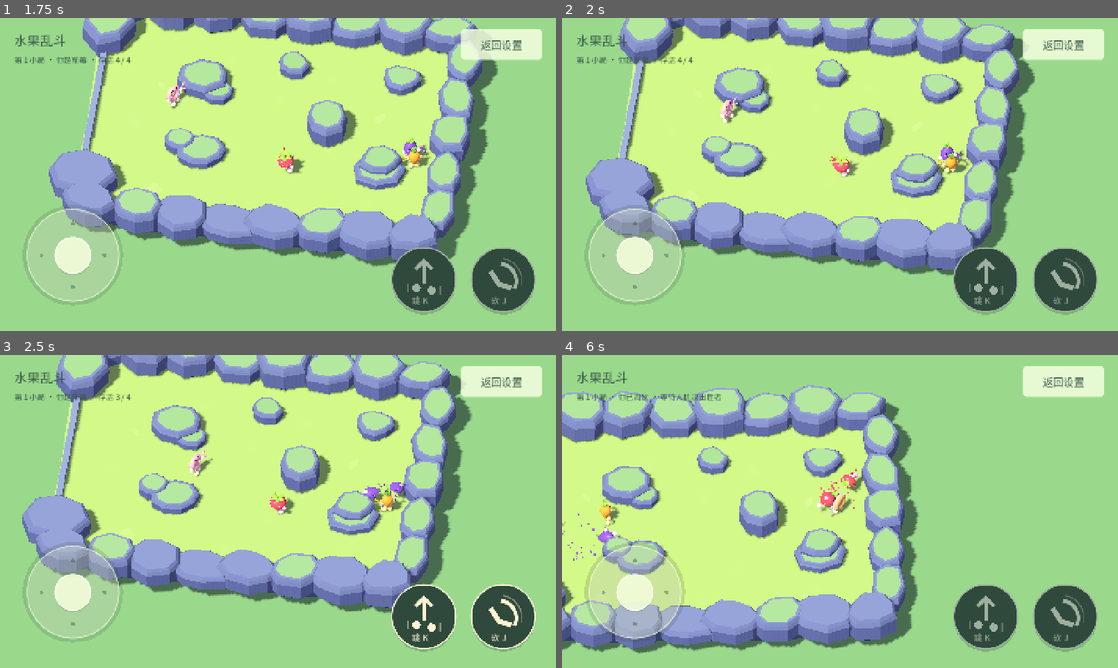
Above: before the commit, frames 1-4 (two rows, left to right).
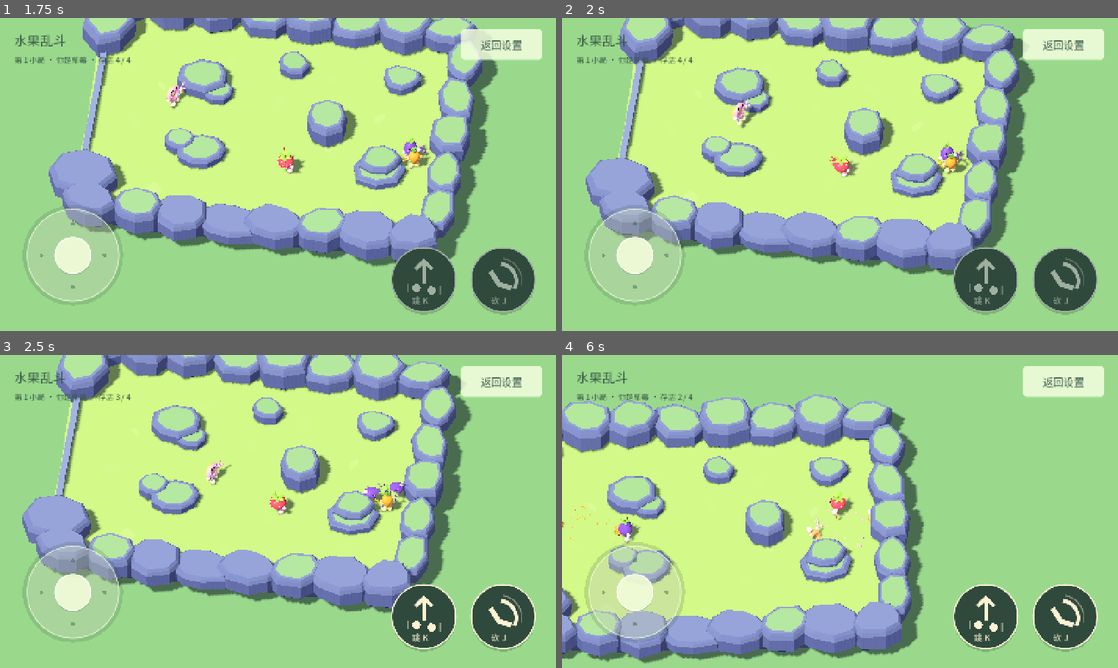
Above: after the commit, the same moments.

Repository: ruofei6666/Boomerang-Fu
Game: Godot game, scene res://scenes/stone_arena.tscn
Same seed, same stepped clock (60 frames per second), same inputs: the game is played once before the commit and once after it. Sound files missing from this copy of the repository are replaced by a short silence.
Inputs (mouse positions are in pixels of both pictures, inside the frame that each line leads up to):
- Up to frame 1 (1.75 s): click "开始游戏" at 0.5 s; tap Enter at 1.25 s; move the mouse to (400, 158) at 1.27 s; hold D from 1.28 s (still down); tap K at 1.35 s; click (400, 158) at 1.42 s; tap J at 1.55 s
- Up to frame 2 (2 s): keep holding D
- Up to frame 3 (2.5 s): release D at 2 s; drag from (166, 527) to (250, 574) at 2.02 s
- Up to frame 4 (6 s): click "返回设置" at 2.75 s; click "开始游戏" at 3.5 s; move the mouse to (895, 442) at 4.27 s; hold D 4.28-5 s; tap K at 4.35 s; tap J at 4.55 s; drag from (812, 574) to (673, 464) at 5.02 s; move the mouse to (1006, 558) at 5.77 s; hold A from 5.78 s (still down); hold Q from 5.78 s (still down)

Frame 1 is identical in both runs. In frame 2, 0.4% of the frame differs, in the area x 28-35%, y 25-36%; in frame 3, 0.4%; in frame 4, 26%, in the area x 0-97%, y 9-99%.

Commit message:
feat: teach bots to jump while chasing and evading

Diff:
--- a/docs/build-manifest.json
+++ b/docs/build-manifest.json
@@ -5,7 +5,7 @@
     {
       "path": "index.html",
       "bytes": 2654,
-      "sha256": "dfe7f84f89e2491a6b33d3d0ca1fc61ae6273d901275dd2981bb92ac488bcb43"
+      "sha256": "684caefe75b3fc83b0b3966152fa53e8174cfa7a10b6e2c3f568fa30a851fcfe"
     },
     {
       "path": "index.js",
@@ -19,8 +19,8 @@
     },
     {
       "path": "index.pck",
-      "bytes": 911000,
-      "sha256": "9a240142d0841731ccb2f8453322deb2f724d7e3af5d26f2d35a6ff5cf0b5037"
+      "bytes": 913624,
+      "sha256": "ab961415de91dc8a3b7b981f63d1d3501b82b870f9261f852f18ff1b003463f3"
     },
     {
       "path": "index.png",
--- a/scripts/arena.gd
+++ b/scripts/arena.gd
@@ -115,7 +115,10 @@
 			"walking": actor.walking,
 			"feet": [actor.left_foot.position.y, actor.right_foot.position.y],
 			"alive": actor.alive,
-			"attack_state": actor.attack_state
+			"attack_state": actor.attack_state,
+			"jump_id": actor.jump_id,
+			"jump_reason": actor.last_jump_reason,
+			"jump_height": actor.visual.position.y
 		})
 	var state := {
 		"physics_frame": Engine.get_physics_frames(),
--- a/scripts/food_character_controller.gd
+++ b/scripts/food_character_controller.gd
@@ -26,6 +26,10 @@
 var attack_direction := Vector3.FORWARD
 var recoil_from := Vector3.ZERO
 var attack_id: int = 0
+var jump_time: float = 0.0
+var jump_origin := Vector3.ZERO
+var jump_direction := Vector3.FORWARD
+var jump_id: int = 0
 var hit_targets: Dictionary = {}
 var rest_collision_layer: int
 var rest_collision_mask: int
@@ -39,6 +43,8 @@
 
 const HOP_TIME: float = 0.16
 const HOP_DISTANCE: float = 2.85
+const JUMP_DISTANCE: float = HOP_DISTANCE * 2.0
+const JUMP_TIME: float = HOP_TIME * 2.0
 const SWING_TIME: float = 0.14
 const RECOVERY_TIME: float = 0.28
 const RECOIL_TIME: float = 0.20
@@ -75,6 +81,10 @@
 		_process_attack(delta)
 		return
 	var direction: Vector3 = movement_direction(delta)
+	# AI 可以在决策中起跳；这一帧直接执行跳跃，不再叠加走路或改变朝向。
+	if attack_state != "idle":
+		_process_attack(delta)
+		return
 	var horizontal: Vector2 = walking_velocity(direction, delta)
 	velocity.x = horizontal.x
 	velocity.z = horizontal.y
@@ -131,6 +141,9 @@
 	walk_phase = 0.0
 	animation_weight = 0.0
 	visual.rotation = Vector3.ZERO
+	jump_time = 0.0
+	jump_origin = global_position
+	jump_direction = facing_direction()
 	_animate_walk(1.0, 0.0, 0.0)
 
 
@@ -138,6 +151,20 @@
 	if not round_active or not alive or attack_state != "idle" or attack_requested:
 		return false
 	attack_requested = true
+	return true
+
+
+func request_jump() -> bool:
+	if not round_active or not alive or attack_state != "idle" or attack_requested:
+		return false
+	jump_origin = global_position
+	jump_direction = facing_direction()
+	jump_time = 0.0
+	jump_id += 1
+	attack_state = "jump"
+	velocity = Vector3.ZERO
+	_animate_walk(1.0, 0.0, 0.0)
+	_reset_weapon_pose()
 	return true
 
 
@@ -160,6 +187,9 @@
 
 
 func _process_attack(delta: float) -> void:
+	if attack_state == "jump":
+		_process_jump(delta)
+		return
 	attack_time += delta
 	velocity = Vector3.ZERO
 	if attack_state == "hop":
@@ -208,6 +238,19 @@
 			_reset_weapon_pose()
 
 
+func _process_jump(delta: float) -> void:
+	jump_time += delta
+	_advance_hop(jump_direction, JUMP_DISTANCE, JUMP_TIME, jump_time, delta)
+	var amount: float = clampf(jump_time / JUMP_TIME, 0.0, 1.0)
+	visual.position.y = sin(amount * PI) * 0.65
+	body_visual.rotation.x = -0.12 * sin(amount * PI)
+	if jump_time >= JUMP_TIME:
+		attack_state = "idle"
+		velocity = Vector3.ZERO
+		visual.position.y = 0.0
+		_reset_weapon_pose()
+
+
 func _advance_hop(direction: Vector3, distance: float, duration: float, elapsed: float, delta: float) -> void:
 	# 最后一帧只走剩余时间，保证砍击和独立跳跃的距离不随物理帧率增加。
 	var step_time: float = minf(delta, maxf(0.0, duration - (elapsed - delta)))
--- a/scripts/player_controller.gd
+++ b/scripts/player_controller.gd
@@ -1,16 +1,9 @@
 extends "res://scripts/food_character_controller.gd"
 ## 玩家选择的食物角色读取键盘与摇杆，K 独立前跳，J 跳斩。
-
-const JUMP_DISTANCE: float = HOP_DISTANCE * 2.0
-const JUMP_TIME: float = HOP_TIME * 2.0
 
 var camera_rig: Node3D
 var joystick: Control
 var has_focus: bool = true
-var jump_time: float = 0.0
-var jump_origin := Vector3.ZERO
-var jump_direction := Vector3.FORWARD
-var jump_id: int = 0
 var attack_buffered: bool = false
 
 
@@ -32,17 +25,9 @@
 
 
 func request_jump() -> bool:
-	if not round_active or not has_focus or not alive or attack_state != "idle" or attack_requested:
+	if not has_focus or not super.request_jump():
 		return false
-	jump_origin = global_position
-	jump_direction = facing_direction()
-	jump_time = 0.0
-	jump_id += 1
 	attack_buffered = false
-	attack_state = "jump"
-	velocity = Vector3.ZERO
-	_animate_walk(1.0, 0.0, 0.0)
-	_reset_weapon_pose()
 	return true
 
 
@@ -59,22 +44,11 @@
 
 
 func _process_attack(delta: float) -> void:
-	if attack_state != "jump":
-		super._process_attack(delta)
-		return
-	jump_time += delta
-	_advance_hop(jump_direction, JUMP_DISTANCE, JUMP_TIME, jump_time, delta)
-	var amount: float = clampf(jump_time / JUMP_TIME, 0.0, 1.0)
-	visual.position.y = sin(amount * PI) * 0.65
-	body_visual.rotation.x = -0.12 * sin(amount * PI)
-	if jump_time >= JUMP_TIME:
-		attack_state = "idle"
-		velocity = Vector3.ZERO
-		visual.position.y = 0.0
-		_reset_weapon_pose()
-		if attack_buffered:
-			attack_buffered = false
-			request_attack()
+	var was_jumping: bool = attack_state == "jump"
+	super._process_attack(delta)
+	if was_jumping and attack_state == "idle" and attack_buffered:
+		attack_buffered = false
+		request_attack()
 
 
 func movement_input() -> Vector2:
--- a/scripts/wander_controller.gd
+++ b/scripts/wander_controller.gd
@@ -1,5 +1,5 @@
 extends "res://scripts/food_character_controller.gd"
-## 人机只在世界坐标中散步：随机选方向、短暂停顿，提前探测碰撞后换路。
+## 混战人机追击、跳跃和避砍；独立散步模式保留随机停顿与避障。
 
 @export var random_seed: int = 0
 @export var wander_radius: float = 8.0
@@ -24,6 +24,12 @@
 var path: PackedVector2Array = PackedVector2Array()
 var path_index: int = 0
 var evasion_side: float = 1.0
+var jump_cooldown: float = 0.0
+var jump_reaction: float = 0.0
+var dodge_reaction: float = 0.0
+var jump_interval: float = 2.0
+var dodge_delay: float = 0.05
+var last_jump_reason: String = ""
 
 
 func _ready() -> void:
@@ -35,6 +41,12 @@
 		random.seed = random_seed
 	destination = position
 	idle_time = random.randf_range(0.55, 1.25)
+
+
+func _physics_process(delta: float) -> void:
+	if round_active and alive:
+		jump_cooldown = maxf(0.0, jump_cooldown - delta)
+	super._physics_process(delta)
 
 
 func movement_direction(delta: float) -> Vector3:
@@ -85,6 +97,8 @@
 	reaction_delay = [0.56, 0.30, 0.14][ai_difficulty]
 	attack_interval = [1.15, 0.80, 0.48][ai_difficulty]
 	walk_speed = [6.5, 8.0, 9.0][ai_difficulty]
+	jump_interval = [2.8, 2.0, 1.2][ai_difficulty]
+	dodge_delay = [0.08, 0.05, 0.025][ai_difficulty]
 
 
 func _arena_direction(delta: float) -> Vector3:
@@ -103,14 +117,26 @@
 		target_timer = [0.55, 0.30, 0.16][ai_difficulty]
 		if previous != target_actor:
 			melee_reaction = 0.0
+			jump_reaction = 0.0
 			path_timer = 0.0
 	if not is_instance_valid(target_actor):
 		walking = false
+		jump_reaction = 0.0
+		dodge_reaction = 0.0
+		return Vector3.ZERO
+	if _try_dodge_jump(delta):
 		return Vector3.ZERO
 	var offset: Vector3 = target_actor.global_position - global_position
 	offset.y = 0.0
 	var distance: float = offset.length()
 	var clear: bool = combat.clear_path(self, target_actor)
+	# 留出近战距离，落地时不会越过目标或撞上目标的身体。
+	if distance >= JUMP_DISTANCE + 2.0 and clear and jump_cooldown <= 0.0 and _can_jump(offset.normalized()):
+		jump_reaction += delta
+		if jump_reaction >= reaction_delay and _begin_ai_jump(offset.normalized(), "chase"):
+			return Vector3.ZERO
+	else:
+		jump_reaction = 0.0
 	if distance < 2.75 and distance > 0.05 and clear:
 		walking = false
 		visual.rotation.y = lerp_angle(visual.rotation.y, atan2(offset.x, offset.z), 1.0 - exp(-15.0 * delta))
@@ -154,6 +180,63 @@
 	return direction
 
 
+func _can_jump(direction: Vector3) -> bool:
+	if direction.is_zero_approx():
+		return false
+	var landing: Vector3 = global_position + direction * JUMP_DISTANCE
+	# 全程保留碰撞；落点留出角色半径，不朝岩石、其他角色或地图边缘跳。
+	if absf(landing.x) > 16.5 or absf(landing.z) > 11.2:
+		return false
+	return not test_move(global_transform, direction * JUMP_DISTANCE)
+
+
+func _begin_ai_jump(direction: Vector3, reason: String) -> bool:
+	if jump_cooldown > 0.0 or not _can_jump(direction):
+		return false
+	visual.rotation.y = atan2(direction.x, direction.z)
+	if not request_jump():
+		return false
+	jump_cooldown = jump_interval + random.randf_range(0.05, 0.25)
+	jump_reaction = 0.0
+	dodge_reaction = 0.0
+	melee_reaction = 0.0
+	walking = false
+	path_timer = 0.0
+	last_jump_reason = reason
+	return true
+
+
+func _try_dodge_jump(delta: float) -> bool:
+	if jump_cooldown > 0.0:
+		dodge_reaction = 0.0
+		return false
+	var threat: CharacterBody3D
+	var nearest: float = HOP_DISTANCE + combat.RANGE + 0.5
+	for actor in combat.actors:
+		if actor == self or not actor.alive or actor.attack_state not in ["hop", "swing"]:
+			continue
+		var away: Vector3 = global_position - actor.global_position
+		away.y = 0.0
+		var distance: float = away.length()
+		if distance > 0.05 and distance < nearest and actor.attack_direction.dot(away / distance) >= combat.FRONT_COS and combat.clear_path(actor, self):
+			threat = actor
+			nearest = distance
+	if not is_instance_valid(threat):
+		dodge_reaction = 0.0
+		return false
+	dodge_reaction += delta
+	if dodge_reaction < dodge_delay:
+		return false
+	var away: Vector3 = global_position - threat.global_position
+	away.y = 0.0
+	away = away.normalized()
+	var side: Vector3 = away.rotated(Vector3.UP, PI * 0.5 * evasion_side)
+	for direction in [side, -side, away, away.rotated(Vector3.UP, PI * 0.25), away.rotated(Vector3.UP, -PI * 0.25)]:
+		if _begin_ai_jump(direction, "dodge"):
+			return true
+	return false
+
+
 func _choose_destination() -> void:
 	for attempt in range(16):
 		var angle: float = random.randf_range(-PI, PI)
@@ -200,6 +283,10 @@
 	super.reset_character()
 	melee_reaction = 0.0
 	melee_cooldown = 0.0
+	jump_cooldown = random.randf_range(0.25, 0.70)
+	jump_reaction = 0.0
+	dodge_reaction = 0.0
+	last_jump_reason = ""
 	target_actor = null
 	target_timer = 0.0
 	path_timer = 0.0
--- /dev/null
+++ b/tools/verify_ai_jump.gd
@@ -0,0 +1,212 @@
+extends SceneTree
+## 在真实地图、角色碰撞和战斗结算中检查人机的独立跳跃。
+
+var checks: Array[String] = []
+var failures: Array[String] = []
+var samples: Array[Dictionary] = []
+var arena: Node3D
+var bot: CharacterBody3D
+var player: CharacterBody3D
+var lane_origin := Vector3.ZERO
+var lane_direction := Vector3.RIGHT
+
+
+func _initialize() -> void:
+	_verify.call_deferred()
+
+
+func _check(condition: bool, description: String) -> void:
+	(checks if condition else failures).append(description)
+	print(("PASS: " if condition else "FAIL: ") + description)
+
+
+func _frames(count: int) -> void:
+	for index in range(count):
+		await physics_frame
+
+
+func _start(role: int, difficulty: int) -> void:
+	arena.match_controller.return_to_lobby()
+	arena.match_controller.configure(1, difficulty, [0, role])
+	arena.match_controller.start_match()
+	player = arena.player
+	bot = arena.combat.actors[1]
+	for actor in arena.combat.actors:
+		actor.set_physics_process(false)
+	player.position = Vector3(30.0, 0.08, 30.0)
+	bot.position = lane_origin
+	bot.spawn_position = lane_origin
+	bot.jump_cooldown = 0.0
+	bot.idle_time = 9999.0
+	bot.random.seed = 31007
+	await _frames(2)
+	player.position = lane_origin + lane_direction * 12.0
+
+
+func _find_lane() -> bool:
+	# 从当前地图找一条实际无障碍的长走廊，不依赖地图生成器的固定布局。
+	for x in range(-12, 13, 3):
+		for z in range(-8, 9, 2):
+			for direction in [Vector3.RIGHT, Vector3.BACK]:
+				var origin := Vector3(x, 0.08, z)
+				var ending: Vector3 = origin + direction * 12.0
+				if absf(ending.x) > 15.0 or absf(ending.z) > 10.0:
+					continue
+				if arena.combat.navigation.is_point_solid(Vector2i(x, z)):
+					continue
+				bot.position = origin
+				var collider: CollisionShape3D = bot.get_node("BodyCollision")
+				var query := PhysicsShapeQueryParameters3D.new()
+				query.shape = collider.shape
+				query.transform = collider.global_transform
+				query.exclude = [bot.get_rid(), player.get_rid()]
+				var blocked: bool = false
+				for hit in bot.get_world_3d().direct_space_state.intersect_shape(query, 16):
+					if hit.collider.get_parent().name in ["InteriorRocks", "PerimeterCliffs"]:
+						blocked = true
+				if not blocked and not bot.test_move(bot.global_transform, direction * 12.0):
+					lane_origin = origin
+					lane_direction = direction
+					return true
+	return false
+
+
+func _land() -> void:
+	var elapsed: int = 0
+	while bot.attack_state == "jump" and elapsed < 30:
+		await _frames(1)
+		elapsed += 1
+	bot.set_physics_process(false)
+
+
+func _verify() -> void:
+	arena = load("res://scenes/stone_arena.tscn").instantiate()
+	root.add_child(arena)
+	await process_frame
+	arena.match_controller.set_physics_process(false)
+	await _start(1, 1)
+	player.position = Vector3(30.0, 0.08, 30.0)
+	var found: bool = _find_lane()
+	_check(found, "The real arena contains a clear test corridor")
+	if not found:
+		quit(1)
+		return
+	# 四种模型作为人机时，共用与玩家相同的动作和碰撞，而非视觉假跳。
+	for role in range(4):
+		await _start(role, 1)
+		bot.melee_enabled = false
+		bot.visual.rotation.y = atan2(lane_direction.x, lane_direction.z)
+		var attack_id: int = bot.attack_id
+		var slash_count: int = arena.combat.sound_counts.slash
+		_check(bot.request_jump(), "Role %d NPC accepts an independent jump" % role)
+		bot.set_physics_process(true)
+		await _frames(8)
+		_check(bot.attack_state == "jump" and bot.visual.position.y > 0.4, "Role %d NPC visibly rises during its jump" % role)
+		_check(not bot.request_jump() and not bot.request_attack(), "Role %d NPC cannot interrupt the jump with another action" % role)
+		bot.visual.rotation.y += PI * 0.5
+		await _land()
+		var traveled: Vector3 = bot.global_position - bot.jump_origin
+		traveled.y = 0.0
+		_check(traveled.distance_to(lane_direction * 5.70) < 0.005, "Role %d NPC travels exactly 5.70 in the locked direction" % role)
+		_check(bot.attack_state == "idle" and bot.velocity.is_zero_approx() and is_zero_approx(bot.visual.position.y) and bot.attack_id == attack_id and arena.combat.sound_counts.slash == slash_count and player.alive, "Role %d NPC lands without swinging or dealing damage" % role)
+		bot.reset_character()
+		_check(bot.jump_time == 0.0 and bot.attack_state == "idle" and bot.position.is_equal_approx(bot.spawn_position) and bot.last_jump_reason.is_empty(), "Role %d NPC reset clears jump motion and AI decisions" % role)
+	var intervals: Array[float] = []
+	var dodge_delays: Array[float] = []
+	for difficulty in range(3):
+		await _start(1, difficulty)
+		intervals.append(bot.jump_interval)
+		dodge_delays.append(bot.dodge_delay)
+		var before: int = bot.jump_id
+		bot.set_physics_process(true)
+		var elapsed: int = 0
+		while bot.jump_id == before and bot.alive and elapsed < 120:
+			await _frames(1)
+			elapsed += 1
+		_check(bot.jump_id == before + 1 and bot.last_jump_reason == "chase", "Difficulty %d autonomously jumps to chase a distant opponent" % difficulty)
+		_check(bot.jump_direction.dot(lane_direction) > 0.99, "Difficulty %d chase jump aims toward the opponent" % difficulty)
+		var initial_cooldown: float = bot.jump_cooldown
+		await _land()
+		var traveled: Vector3 = bot.position - bot.jump_origin
+		traveled.y = 0.0
+		_check(traveled.distance_to(lane_direction * 5.70) < 0.005, "Difficulty %d decision frame adds no walking step to its jump" % difficulty)
+		_check(bot.jump_cooldown < initial_cooldown and bot.jump_cooldown > 0.0 and not bot._begin_ai_jump(lane_direction, "chase"), "Difficulty %d cooldown ticks while airborne and prevents consecutive jumps" % difficulty)
+		samples.append({"difficulty": difficulty, "chase_reaction_frames": elapsed, "jump_distance": traveled.length()})
+		await _start(1, difficulty)
+		bot.position = lane_origin + lane_direction * 6.0
+		player.position = bot.position - lane_direction * 3.8
+		player.visual.rotation.y = atan2(lane_direction.x, lane_direction.z)
+		before = bot.jump_id
+		player.begin_attack()
+		player.set_physics_process(true)
+		bot.set_physics_process(true)
+		elapsed = 0
+		while bot.jump_id == before and bot.alive and elapsed < 15:
+			await _frames(1)
+			elapsed += 1
+		_check(bot.alive and bot.jump_id == before + 1 and bot.last_jump_reason == "dodge", "Difficulty %d reacts to a real incoming slash with a dodge jump" % difficulty)
+		_check(bot.jump_direction.dot(lane_direction) >= -0.01, "Difficulty %d dodges sideways or away from the attacker" % difficulty)
+		await _land()
+		_check(bot.alive and player.alive and bot.attack_state == "idle", "Difficulty %d escapes the slash through movement and safely lands" % difficulty)
+		samples[difficulty]["dodge_reaction_frames"] = elapsed
+	_check(intervals[0] > intervals[1] and intervals[1] > intervals[2] and dodge_delays[0] > dodge_delays[1] and dodge_delays[1] > dodge_delays[2], "Higher difficulty jumps more often and reacts faster to danger")
+	await _start(1, 2)
+	bot.position = lane_origin + lane_direction * 6.0
+	player.position = bot.position - lane_direction * 3.8
+	player.visual.rotation.y = atan2(-lane_direction.x, -lane_direction.z)
+	player.begin_attack()
+	player.set_physics_process(true)
+	bot.set_physics_process(true)
+	await _frames(12)
+	_check(bot.jump_id == 0 and bot.last_jump_reason.is_empty(), "An opponent swinging away does not trigger a false dodge")
+	await _start(1, 1)
+	bot.melee_enabled = false
+	var wall := StaticBody3D.new()
+	var collider := CollisionShape3D.new()
+	var box := BoxShape3D.new()
+	box.size = Vector3(1.0, 3.0, 1.0)
+	collider.shape = box
+	wall.add_child(collider)
+	arena.add_child(wall)
+	wall.position = lane_origin + lane_direction * 2.8 + Vector3.UP * 1.5
+	await _frames(2)
+	_check(not bot._can_jump(lane_direction) and not bot._begin_ai_jump(lane_direction, "chase"), "AI checks the full route and rejects a jump through solid obstacles")
+	bot.visual.rotation.y = atan2(lane_direction.x, lane_direction.z)
+	bot.request_jump()
+	bot.set_physics_process(true)
+	await _land()
+	var blocked_travel: Vector3 = bot.position - lane_origin
+	blocked_travel.y = 0.0
+	_check(blocked_travel.length() < 2.2 and bot.attack_state == "idle", "NPC jump physics still stops at an obstacle and lands")
+	wall.queue_free()
+	await _frames(2)
+	bot.reset_character()
+	bot.jump_cooldown = 0.0
+	player.position = lane_origin + lane_direction * 3.0
+	await _frames(2)
+	_check(not bot._can_jump(lane_direction), "AI rejects a jump into another character")
+	bot.visual.rotation.y = atan2(lane_direction.x, lane_direction.z)
+	bot.request_jump()
+	bot.set_physics_process(true)
+	await _land()
+	var actor_travel: Vector3 = bot.position - lane_origin
+	actor_travel.y = 0.0
+	_check(actor_travel.length() < 2.0 and bot.alive and player.alive, "NPC jump stops at a character without dealing damage")
+	bot.position = Vector3(16.0, 0.08, 0.0)
+	bot.jump_cooldown = 0.0
+	_check(not bot._can_jump(Vector3.RIGHT) and not bot._begin_ai_jump(Vector3.RIGHT, "chase"), "AI rejects a landing beyond the arena boundary")
+	bot.round_active = false
+	_check(not bot.request_jump(), "A paused round rejects NPC jumps")
+	bot.round_active = true
+	bot.attack_requested = true
+	_check(not bot.request_jump(), "An already requested slash cannot be replaced by an NPC jump")
+	bot.die()
+	_check(not bot.request_jump(), "A dead NPC cannot jump")
+	var report := {"passed": checks.size(), "failed": failures.size(), "checks": checks, "failures": failures, "samples": samples, "lane_origin": [lane_origin.x, lane_origin.z], "lane_direction": [lane_direction.x, lane_direction.z]}
+	DirAccess.make_dir_recursive_absolute("res://artifacts")
+	var file := FileAccess.open("res://artifacts/ai-jump-verification.json", FileAccess.WRITE)
+	file.store_string(JSON.stringify(report, "\t"))
+	print("AI_JUMP_VERIFICATION: %d passed, %d failed" % [checks.size(), failures.size()])
+	arena.queue_free()
+	await process_frame
+	quit(0 if failures.is_empty() else 1)
Not shown, added: tools/verify_ai_jump.gd.uid
Not shown, changed: README.md
Not shown, changed: docs/index.html
Not shown, changed: docs/index.pck
Not shown, changed: tools/verify_combat_browser.py
Not shown, changed: tools/verify_match_browser.py
